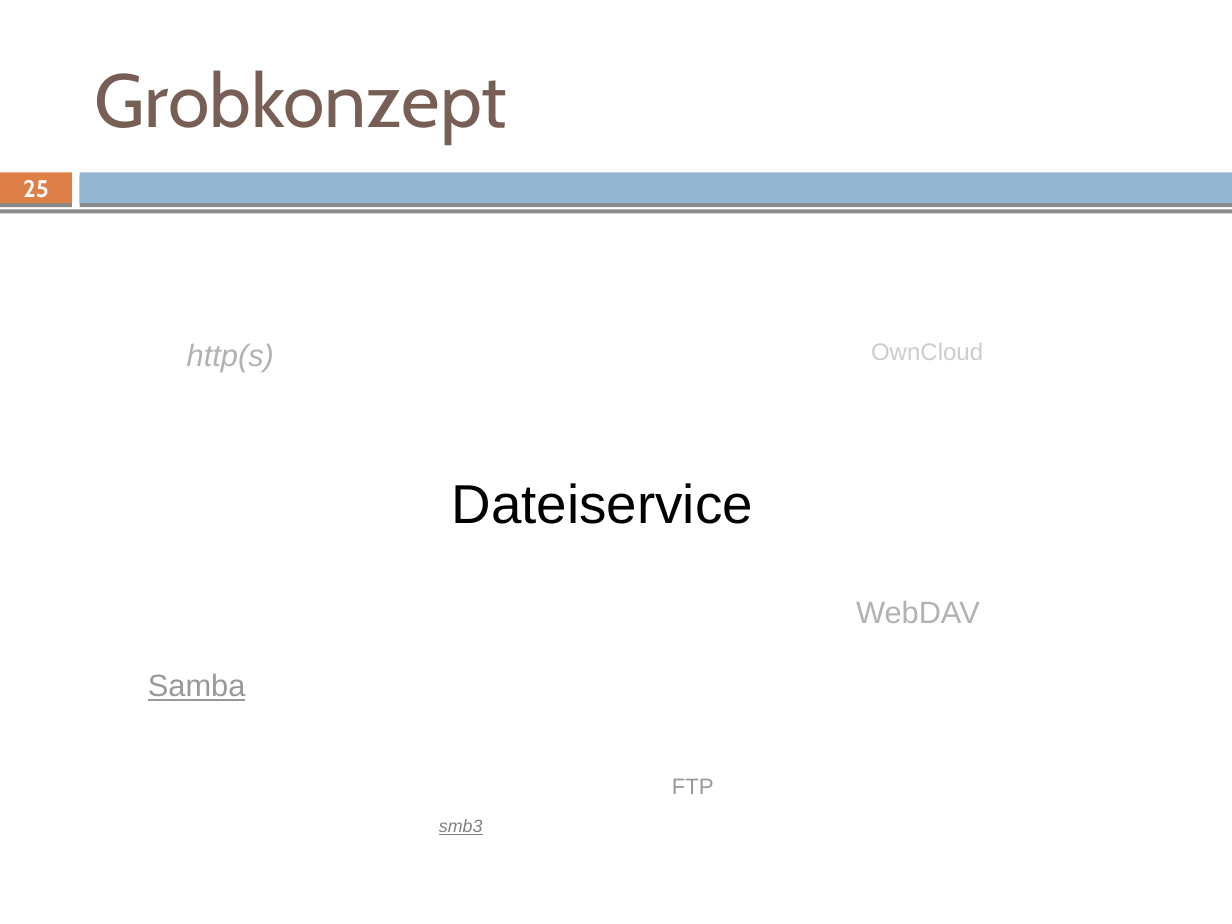
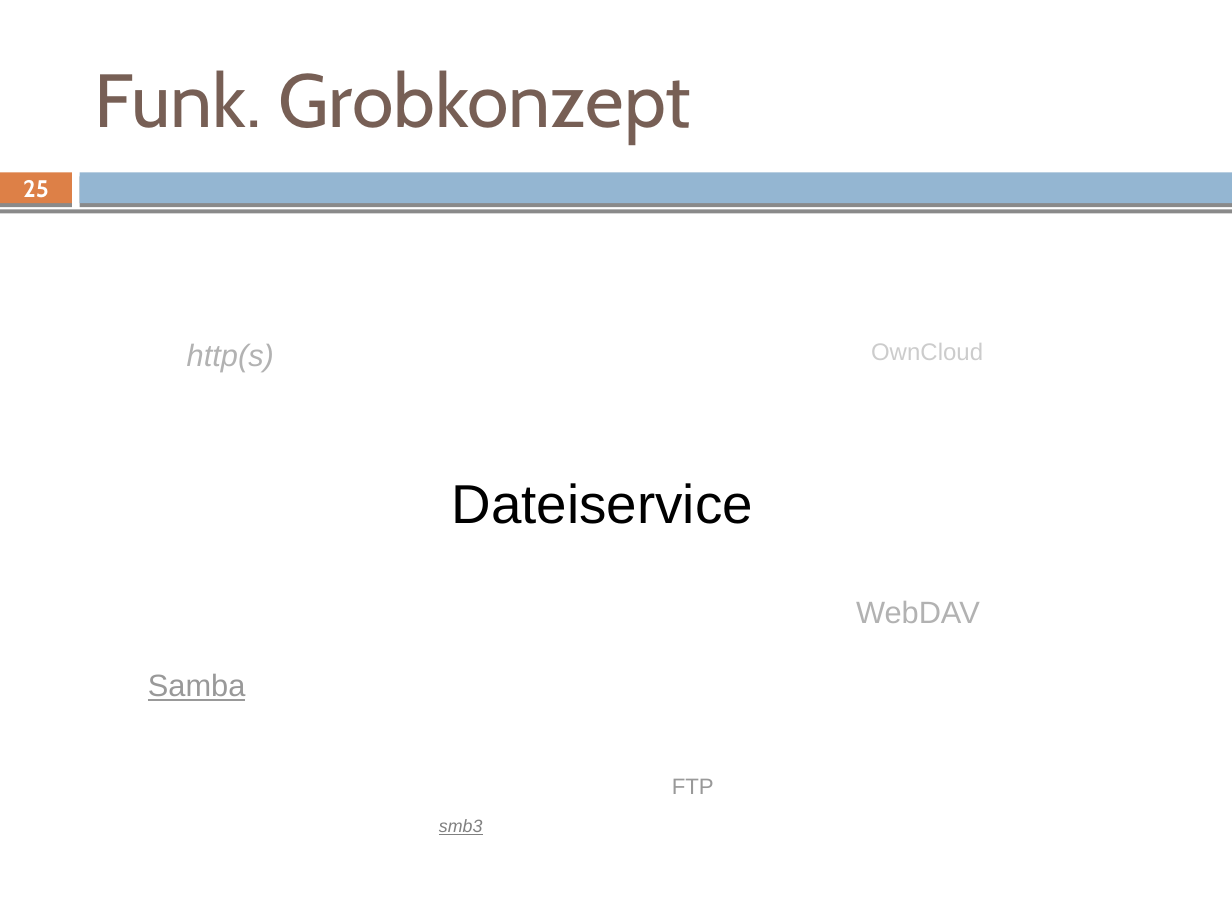
Before and after one commit to mvw/Wilddiebe10, a slide deck: slide 25 of keynote/keynote_part1_sascha.odp. Drawn at 1232x924 pixels with LibreOffice and Linux fonts; fonts in the diff are those of the drawing. Boxes give left, top, right and bottom in pixels: in the first picture for what was removed or moved away, otherwise in the second. Text is boxed around its words. In the diff, an @@ line names an element or a change of style, - is before the commit and + after.

```diff
--- a/keynote/keynote_part1_sascha.odp
+++ b/keynote/keynote_part1_sascha.odp
@@ title at (95, 70, 691, 143): text changed @@
-Grobkonzept
+Funk. Grobkonzept
```
Also in this commit, not shown: 3 other slides changed, 1 slide added, 1 slide removed, 1 other file.
